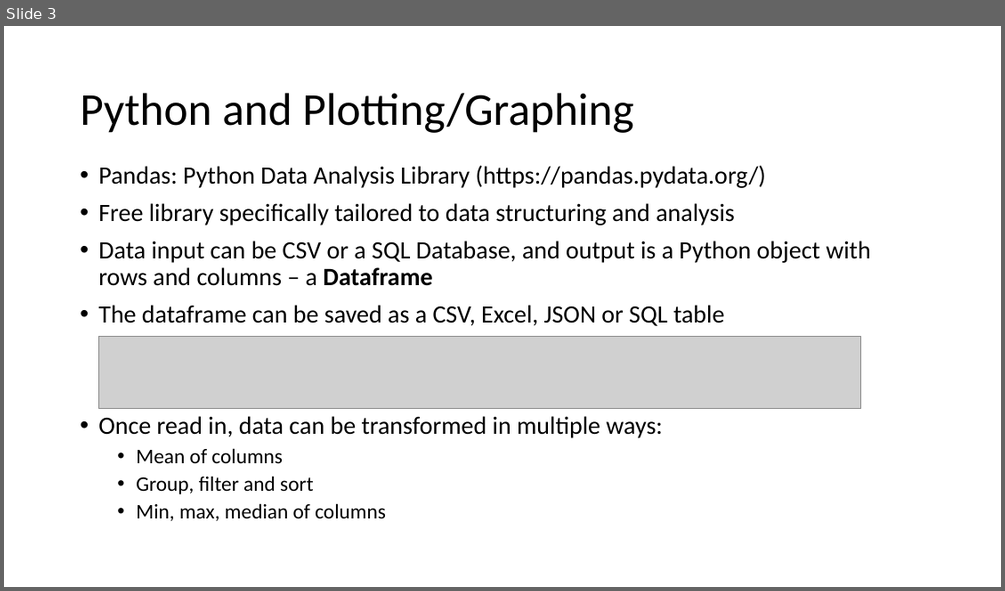
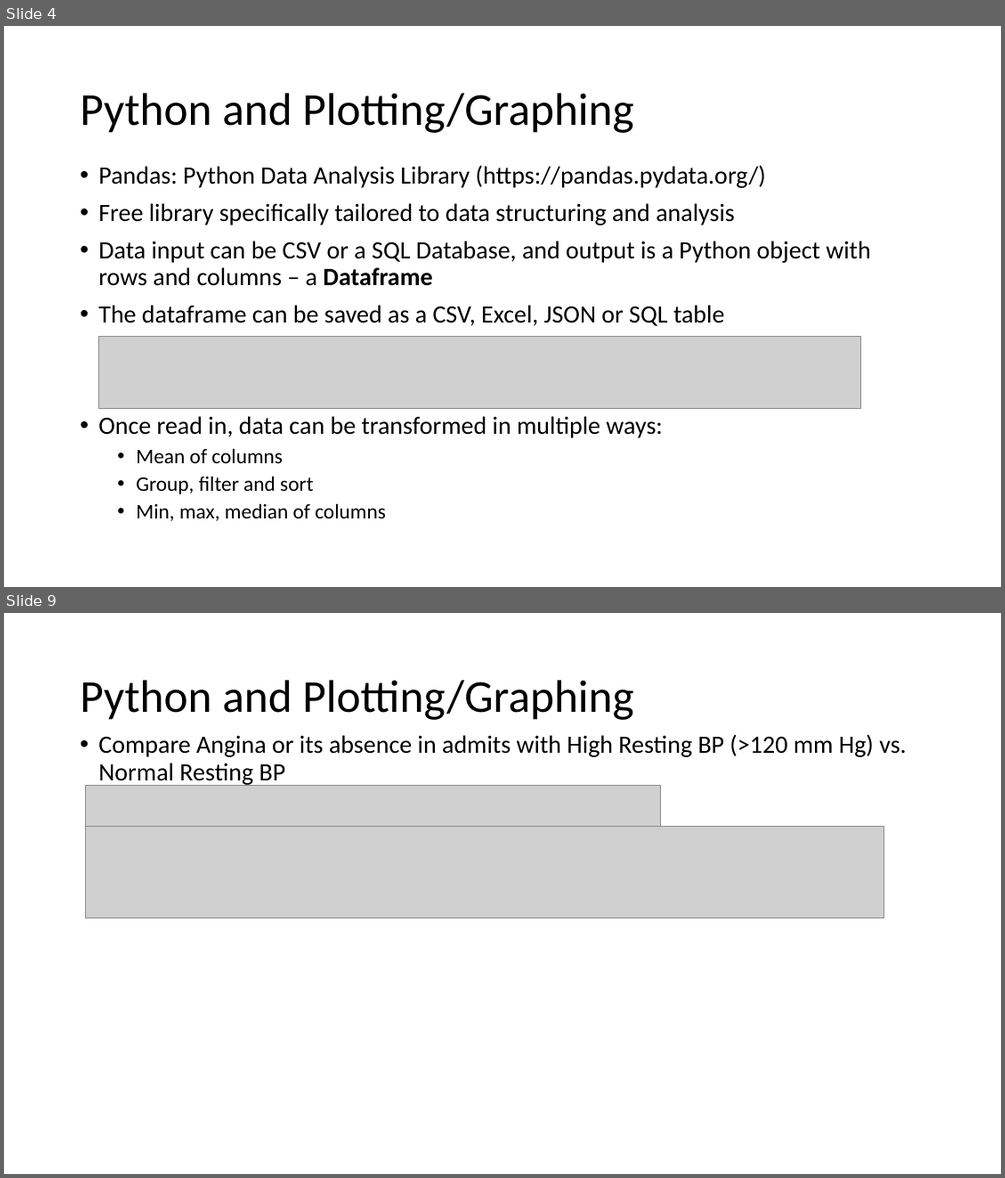
Before and after one commit to ndeshpa/Bootcamp, a slide deck: PythonLabPlots.pptx. Shown one above the other, each under a label of ours: slide 3 before the commit, slides 4 and 9 after it; the slides between them are not shown. The pictures are 1005x591 and 1005x1178 pixels, drawn with LibreOffice and Linux fonts; fonts in the diff are those of the drawing; grey boxes stand for pictures. Boxes give left, top, right and bottom in pixels: in the first picture for what was removed or moved away, otherwise in the second. Text is boxed around its words. In the diff, an @@ line names an element or a change of style, - is before the commit and + after.

Commit message:
Changes to Lab sample python files

```diff
--- a/PythonLabPlots.pptx
+++ b/PythonLabPlots.pptx
@@ slide 9 added at (4, 613, 1001, 1174), background #FFFFFF @@
@@ title added at (80, 680, 633, 720), 44 pt, text #000000 @@
+Python and Plotting/Graphing
@@ text added at (98, 734, 906, 787), 24 pt, text #000000 @@
+• Compare Angina or its absence in admits with High Resting BP (>120 mm Hg) vs. Normal Resting BP
@@ picture added at (85, 785, 660, 827) @@
@@ picture added at (85, 826, 883, 918) @@
@@ what was slide 3 is now slide 4 @@
```
Also in this commit, not shown: 4 slides changed, 3 other slides added, 1 slide removed, 4 other files.
